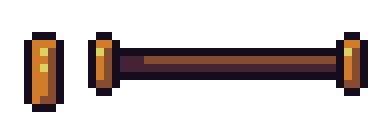
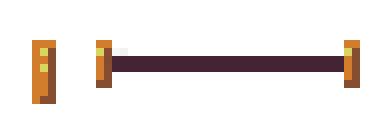
Layer changes from the first 384×128 image to the second:
painted on "Slider" over [24, 32, 64, 112]
painted on "Base" over [88, 32, 368, 96]
